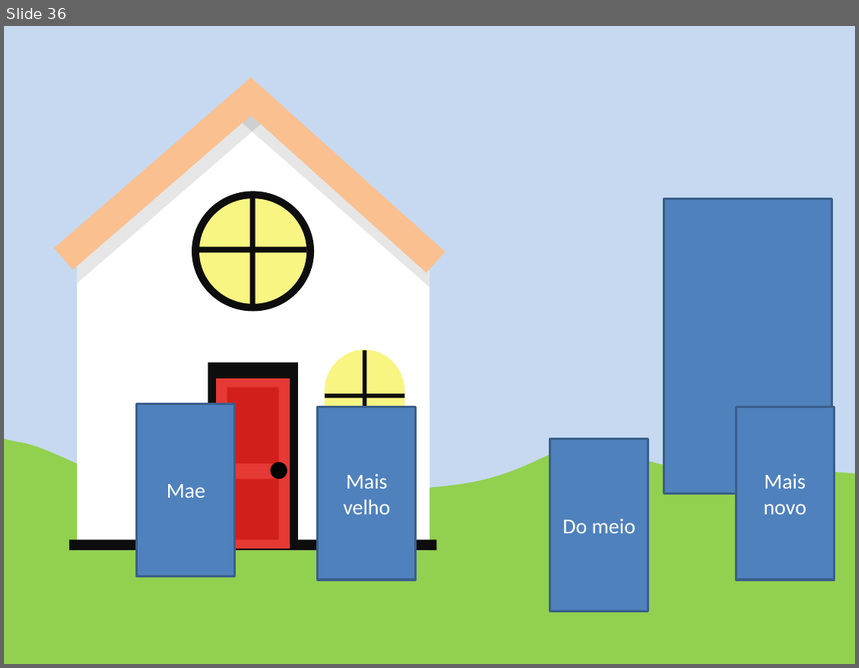
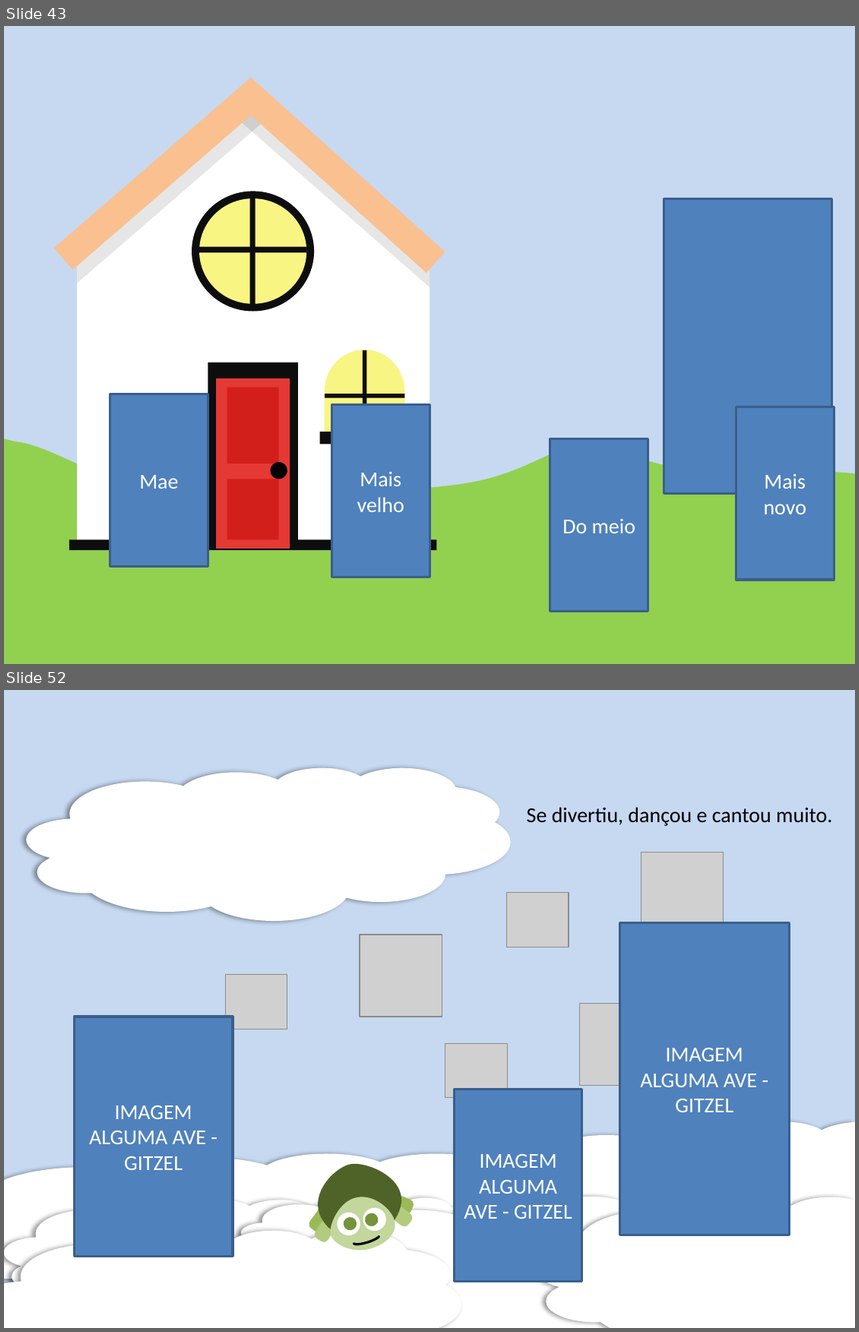
Before and after one commit to gustavoFG28/Ludit, a slide deck: Historias/fundos.pptx. Shown one above the other, each under a label of ours: slide 36 before the commit, slides 43 and 52 after it; the slides between them are not shown. The pictures are 859x668 and 859x1332 pixels, drawn with LibreOffice and Linux fonts; fonts in the diff are those of the drawing; grey boxes stand for pictures. Boxes give left, top, right and bottom in pixels: in the first picture for what was removed or moved away, otherwise in the second. Text is boxed around its words. In the diff, an @@ line names an element or a change of style, - is before the commit and + after.

```diff
--- a/Historias/fundos.pptx
+++ b/Historias/fundos.pptx
@@ slide 52 added at bbox=[4, 690, 855, 1328], background #C6D9F1 @@
@@ cloud added at bbox=[27, 768, 510, 921], fill #FFFFFF @@
@@ text added at bbox=[527, 807, 832, 826], 18 pt, text #000000 @@
+Se divertiu, dançou e cantou muito.
@@ picture added at bbox=[641, 853, 723, 935] @@
@@ picture added at bbox=[507, 893, 569, 947] @@
@@ picture added at bbox=[360, 935, 443, 1018] @@
@@ rectangle added at bbox=[620, 923, 789, 1236], fill #4F81BD, outline #3A5F8C 2 pt, 18 pt, text #FFFFFF @@
+IMAGEM ALGUMA AVE - GITZEL
@@ picture added at bbox=[225, 975, 287, 1030] @@
@@ picture added at bbox=[579, 1003, 662, 1086] @@
@@ rectangle added at bbox=[74, 1017, 232, 1257], fill #4F81BD, outline #3A5F8C 2 pt, 18 pt, text #FFFFFF @@
+IMAGEM ALGUMA AVE - GITZEL
@@ picture added at bbox=[446, 1043, 508, 1097] @@
@@ rectangle added at bbox=[454, 1089, 582, 1281], fill #4F81BD, outline #3A5F8C 2 pt, 18 pt, text #FFFFFF @@
+IMAGEM ALGUMA AVE - GITZEL
@@ freeform shape added at bbox=[487, 1122, 855, 1274], fill #FFFFFF @@
@@ freeform shape added at bbox=[4, 1154, 585, 1307], fill #FFFFFF @@
@@ cloud added at bbox=[4, 1200, 360, 1312], fill #FFFFFF @@
@@ cloud added at bbox=[241, 1198, 479, 1273], fill #FFFFFF @@
@@ freeform shape added at bbox=[297, 1198, 781, 1328], fill #FFFFFF @@
@@ freeform shape added at bbox=[535, 1198, 855, 1328], fill #FFFFFF @@
@@ freeform shape added at bbox=[4, 1231, 462, 1328], fill #FFFFFF @@
@@ group added at bbox=[307, 1156, 415, 1255]: 4 rounded rectangles, 4 ellipses, 2 freeform shapes, 1 arch (boxed as its full ring) @@
@@ what was slide 36 is now slide 43 @@
@@ slide 43 changed as well @@
@@ rectangle "Mae": place and size @@
-rectangle "Mae" at bbox=[137, 404, 235, 577]
+rectangle "Mae" at bbox=[110, 395, 208, 567]
@@ rectangle "Mais velho": place and size @@
-rectangle "Mais velho" at bbox=[318, 408, 416, 580]
+rectangle "Mais velho" at bbox=[332, 404, 430, 578]
@@ rectangle added at bbox=[320, 432, 410, 444], fill #0D0D0D @@
```
Also in this commit, not shown: 7 other slides changed, 20 other slides added, 9 slides removed, 7 other files.
